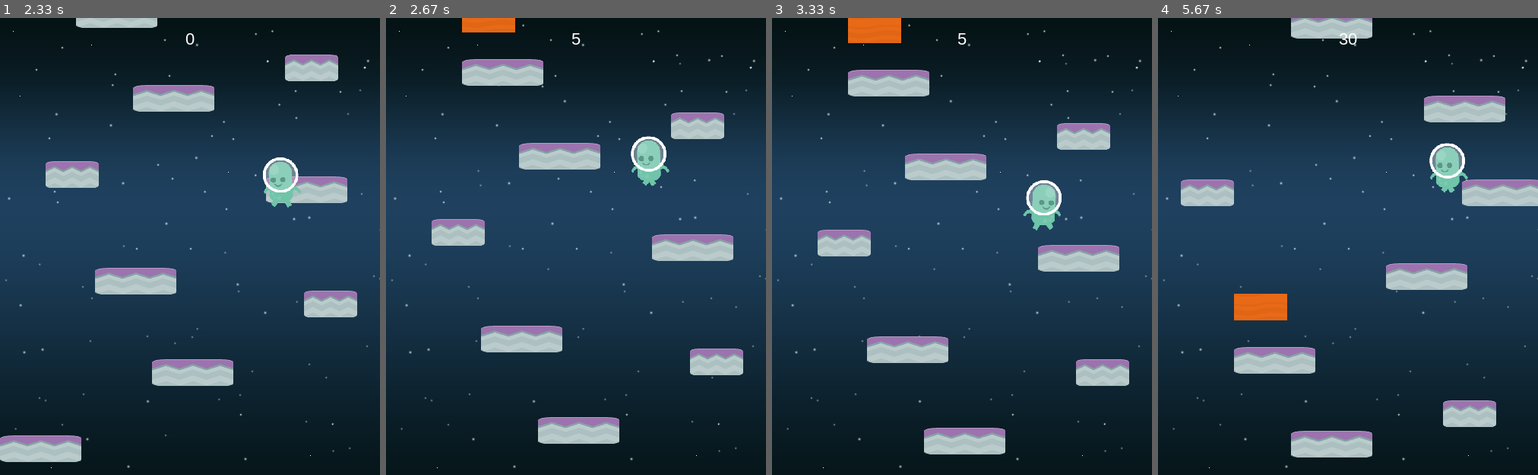
Above: before the commit, frames 1-4 (left to right).
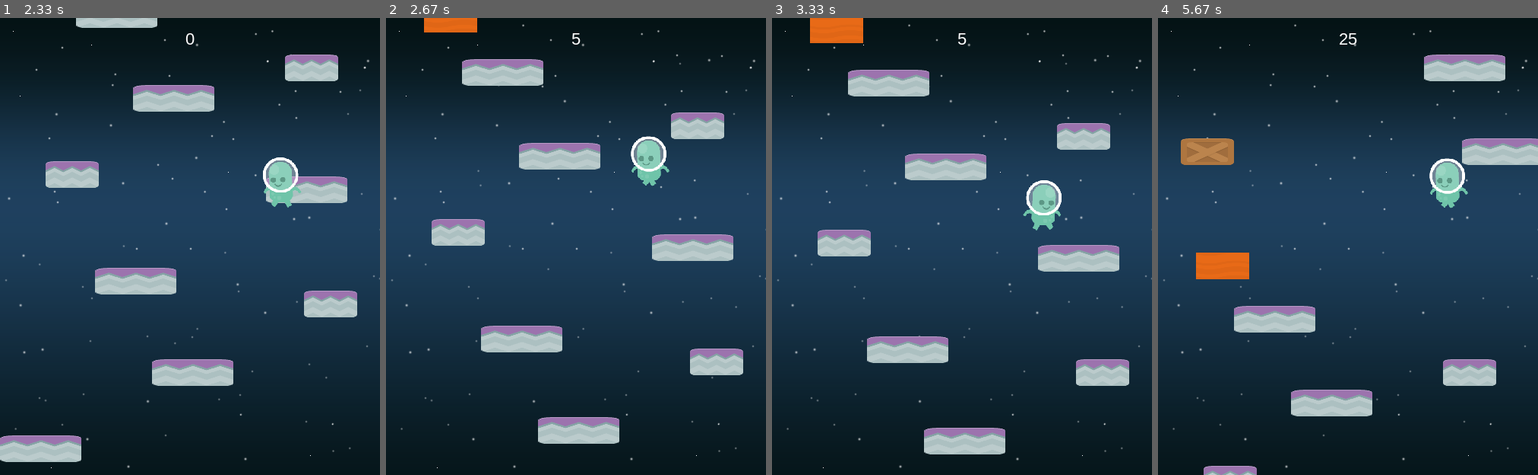
Above: after the commit, the same moments.

Repository: RodrigoMBarros/PyGame_2020.1
Game: pygame game, started from inicio_projeto/game_main.py
The game is run twice, just before and just after one commit, with the same random seed, the same clock (stepped at 60 frames per second) and the same inputs.
Inputs (mouse positions are in pixels of both pictures, inside the frame that each line leads up to):
- Up to frame 1 (2.33 s): tap Space at 0.33 s; hold Right 0.67-1.13 s; hold Right 1.17-1.63 s; hold Left 1.67-2.2 s; click (72, 177) at 2.28 s
- Up to frame 2 (2.67 s): hold Left from 2.57 s (still down)
- Up to frame 3 (3.33 s): release Left at 2.97 s; hold Right from 3 s (still down)
- Up to frame 4 (5.67 s): release Right at 3.63 s; hold Left 3.67-4.13 s; hold Right 4.17-4.63 s; hold Right 4.67-5.13 s; hold Left from 5.17 s (still down)

Frame 1 is identical in both runs. In frame 2, 0.6% of the frame differs, in the area x 10-34%, y 0-4%; in frame 3, 1.1%; in frame 4, 18%, in the area x 6-100%, y 0-100%.

Commit message:
plataformas que quebram

Diff:
--- a/inicio_projeto/game_main.py
+++ b/inicio_projeto/game_main.py
@@ -10,7 +10,7 @@
 HS_FILE = "highscore.txt"
 SPRITESHEET = "p1_spritesheet.png"
 SPRITESHEET_PLAT = "tiles_spritesheet.png"
-# NAVE_LAYER = 0
+
 # == Player properies
 JOGADOR_ACEL = 8
 GRAVIDADE = 1
@@ -26,6 +26,7 @@
 YELLOW = (255, 255, 0)
 ORANGE = (255, 97, 3)
 LIGHTBLUE = (10, 155, 155)
+DARKBLUE = (25, 25, 100)
 
 # assets
 
@@ -37,17 +38,18 @@
                               (350, 200),
                               (175, 80),
                               (100, -30),
-                              (300, -140),
                               (400, -250),
                               (350, -360),
                               (175, -470)]
 
 LISTA_aleatorias_inciais = [(60, 180),
                             (375, 40),
-                            (400, 350),
-                            (30, -250)]
-
-LISTA_super_pulo_incial = [(100, -100)]
+                            (400, 350)]
+
+LISTA_super_pulo_incial = [(50, -100)]
+
+LISTA_quebradicas_inciais = [(300, -140),
+                             (30, -250)]
 
 
 # ==== Classes
@@ -211,7 +213,6 @@
                     self.image = self.jump[1]
 
         if not self.jumpping and not self.walking:
-            print("chegou aqui")
             self.image = self.front[0]  # troca a imagem para o frame correto
             if agora - self.last_update > 450:  # checa se está na hora de mudar os frames
                 self.last_update = agora  # se estiver o tempo do último update de imagem se tona o momento
@@ -245,6 +246,16 @@
         pg.sprite.Sprite.__init__(self)
 
         self.image = spritesheet_p.get_image_plat2(504, 0, 70, 70)
+        self.rect = self.image.get_rect()
+        self.rect.x = x
+        self.rect.y = y
+
+
+class Plataformas_quebradicas(pg.sprite.Sprite):
+    def __init__(self, spritesheet_p, x, y):
+        pg.sprite.Sprite.__init__(self)
+
+        self.image = spritesheet_p.get_image_plat2(0, 792, 70, 70)
         self.rect = self.image.get_rect()
         self.rect.x = x
         self.rect.y = y
@@ -302,6 +313,7 @@
         self.platforms_R = pg.sprite.Group()  # grupo para as plataformas regulares
         self.platforms_A = pg.sprite.Group()  # grupo para as plataformas aleatorias
         self.platforms_P = pg.sprite.Group()  # grupo para as plataformas super pulo
+        self.platforms_Q = pg.sprite.Group()  # grupo para as plataformas quebradicas
 
         for plat in LISTA_plataformas_iniciais:
             p = Plataformas_regulares(self.spritesheet_p, *plat)  # explora todas a lista de forma quebrada
@@ -317,6 +329,11 @@
             p = Plataformas_super_pulo(self.spritesheet_p, *plat)  # explora todas a lista de forma quebrada
             self.all_sprites.add(p)
             self.platforms_P.add(p)
+
+        for plat in LISTA_quebradicas_inciais:
+            p = Plataformas_quebradicas(self.spritesheet_p, *plat)  # explora todas a lista de forma quebrada
+            self.all_sprites.add(p)
+            self.platforms_Q.add(p)
 
     def run(self):
         # game Loop
@@ -336,6 +353,9 @@
         hits = pg.sprite.spritecollide(self.jogador, self.platforms_R, False)  # contato com as plataformas regulares
         hits2 = pg.sprite.spritecollide(self.jogador, self.platforms_A, False)  # contato com as plataformas aleatorias
         hits3 = pg.sprite.spritecollide(self.jogador, self.platforms_P, False)  # contato com as plataformas super pulo
+        hits4 = pg.sprite.spritecollide(self.jogador, self.platforms_Q, False)  # contato com as plataformas quebradicas
+
+
 
         if hits:  # verifica impacto entre jogador e as plataformas regulares para realizar o pulo
             if (self.jogador.Vy > 0) and (self.jogador.rect.bottom > hits[0].rect.top) and (
@@ -362,21 +382,33 @@
                 self.walking = False
                 self.jogador.Vy = -SUPER_PULO
 
+        if hits4:  # verifica impacto entre jogador e as plataformas quebradicas para realizar o pulo
+
+            if (self.jogador.Vy > 0) and (self.jogador.rect.bottom > hits4[0].rect.top) and (
+                    self.jogador.maior_altura < hits4[0].rect.top):
+                hits4 = pg.sprite.spritecollide(self.jogador, self.platforms_Q,
+                                                True)  # destroi quebradica se vier de cima
+                self.jogador.rect.bottom = hits4[0].rect.top
+                self.jumpping = False
+                self.walking = False
+                self.jogador.Vy = -PULO_JOGADOR
+
         # ___Fazer a tela rodar quando o jogador chegar a 1/4 da tela___
         if self.jogador.rect.top <= HEIGHT / 4:
             self.jogador.rect.y += max(abs(self.jogador.Vy), 2)
             # __________________________________________________________________________________________________________________________________________________
-            for plat in self.platforms_R:
+            for plat in self.platforms_R:  # recolocando as plataformas regulares
                 plat.rect.y += max(abs(self.jogador.Vy), 2)  # para ter um valor coerente
 
-                if plat.rect.y >= HEIGHT:  # recolocando as plataformas regulares
+                if plat.rect.y >= HEIGHT:
                     width = random.randrange(50, 100)
                     p = Plataformas_regulares(self.spritesheet_p, (random.randrange(0, WIDTH - width)),
                                               (plat.rect.y - HEIGHT * 2))  # sorteando posição das plataformas
 
                     while pg.sprite.spritecollide(p, self.platforms_R, False) or \
                             pg.sprite.spritecollide(p, self.platforms_A, False) or \
-                            pg.sprite.spritecollide(p, self.platforms_P, False):
+                            pg.sprite.spritecollide(p, self.platforms_P, False) or \
+                            pg.sprite.spritecollide(p, self.platforms_Q, False):
                         p = Plataformas_regulares(self.spritesheet_p, (random.randrange(0, WIDTH - width)),
                                                   (plat.rect.y - HEIGHT * 2))
 
@@ -385,43 +417,83 @@
                     plat.kill()
                     self.score += 5  # matou, ganhou plataforma
             # __________________________________________________________________________________________________________________________________________________
-            for plat in self.platforms_A:
+            for plat in self.platforms_A:  # recolocando as plataformas aleatorias
                 plat.rect.y += max(abs(self.jogador.Vy), 2)
 
-                if plat.rect.y >= HEIGHT:  # recolocando as plataformas aleatorias
+                if plat.rect.y >= HEIGHT:
                     width = random.randrange(50, 100)
                     p = Plataformas_aleatorias(self.spritesheet_p, (random.randrange(0, WIDTH - width)),
-                                               (random.randrange(-HEIGHT, -200)))
+                                               (random.randrange(-HEIGHT, -20)))
 
                     while pg.sprite.spritecollide(p, self.platforms_A, False) or \
                             pg.sprite.spritecollide(p, self.platforms_R, False) or \
-                            pg.sprite.spritecollide(p, self.platforms_P, False):
+                            pg.sprite.spritecollide(p, self.platforms_P, False) or \
+                            pg.sprite.spritecollide(p, self.platforms_Q, False):
                         p = Plataformas_aleatorias(self.spritesheet_p, (random.randrange(0, WIDTH - width)),
-                                                   (random.randrange(-HEIGHT, -200)))
+                                                   (random.randrange(-HEIGHT, -20)))
 
                     self.platforms_A.add(p)
                     self.all_sprites.add(p)
                     plat.kill()
                     self.score += 5
 
-            for plat in self.platforms_P:
+            for plat in self.platforms_P:  # recolocando a plataforma super pulo
                 plat.rect.y += max(abs(self.jogador.Vy), 2)
 
-                if plat.rect.y >= HEIGHT:  # recolocando a plataforma super pulo
+                if plat.rect.y >= HEIGHT:
                     width = random.randrange(50, 100)
                     p = Plataformas_super_pulo(self.spritesheet_p, (random.randrange(0, WIDTH - width)),
-                                               (random.randrange(-2*HEIGHT, -20)))
+                                               (random.randrange(-2 * HEIGHT, -200)))
 
                     while pg.sprite.spritecollide(p, self.platforms_A, False) or \
                             pg.sprite.spritecollide(p, self.platforms_R, False) or \
-                            pg.sprite.spritecollide(p, self.platforms_P, False):
-                        p = Plataformas_aleatorias(self.spritesheet_p, (random.randrange(0, WIDTH - width)),
-                                                   (random.randrange(-2*HEIGHT, -20)))
+                            pg.sprite.spritecollide(p, self.platforms_P, False) or \
+                            pg.sprite.spritecollide(p, self.platforms_Q, False):
+                        p = Plataformas_super_pulo(self.spritesheet_p, (random.randrange(0, WIDTH - width)),
+                                                   (random.randrange(-2 * HEIGHT, -200)))
 
                     self.platforms_P.add(p)
                     self.all_sprites.add(p)
                     plat.kill()
                     self.score += 5
+
+            for plat in self.platforms_Q:  # recolocando as plataformas quebradicas
+                plat.rect.y += max(abs(self.jogador.Vy), 2)
+
+                if plat.rect.y >= HEIGHT:  # cria mais se sairem fora da tela
+                    width = random.randrange(50, 100)
+                    p = Plataformas_quebradicas(self.spritesheet_p, (random.randrange(0, WIDTH - width)),
+                                                (random.randrange(-HEIGHT, -200)))
+
+                    while pg.sprite.spritecollide(p, self.platforms_A, False) or \
+                            pg.sprite.spritecollide(p, self.platforms_R, False) or \
+                            pg.sprite.spritecollide(p, self.platforms_P, False) or \
+                            pg.sprite.spritecollide(p, self.platforms_Q, False):
+                        p = Plataformas_quebradicas(self.spritesheet_p, (random.randrange(0, WIDTH - width)),
+                                                    (random.randrange(-HEIGHT, -200)))
+
+                    self.platforms_Q.add(p)
+                    self.all_sprites.add(p)
+                    plat.kill()
+                    self.score += 5
+
+                if len(self.platforms_Q) < 2:  # cria mais quebradicas se as outras forem destruidas
+                    width = random.randrange(50, 100)
+                    p = Plataformas_quebradicas(self.spritesheet_p, (random.randrange(0, WIDTH - width)),
+                                                (random.randrange(-HEIGHT, -200)))
+
+                    while pg.sprite.spritecollide(p, self.platforms_A, False) or \
+                            pg.sprite.spritecollide(p, self.platforms_R, False) or \
+                            pg.sprite.spritecollide(p, self.platforms_P, False) or \
+                            pg.sprite.spritecollide(p, self.platforms_Q, False):
+                        p = Plataformas_quebradicas(self.spritesheet_p, (random.randrange(0, WIDTH - width)),
+                                                    (random.randrange(-HEIGHT, -200)))
+
+                    self.platforms_Q.add(p)
+                    self.all_sprites.add(p)
+                    self.score += 5
+
+
 
         # Die
 
@@ -483,11 +555,11 @@
 
     def tela_final(self):
 
-        # Função para definir a tela final de gameover#
+        # Função para definir a tela final de gameover
 
         if self.rodando:  # se quiser sair não tem que mostrar a tela final
             return
-        self.screen.fill(LIGHTBLUE)
+        self.screen.fill(DARKBLUE)
         # resultados
         self.draw_textos("GAME OVER", 48, BLACK, WIDTH / 2, HEIGHT / 4)
         self.draw_textos("Score = " + str(self.score), 22, GREEN, WIDTH / 2, HEIGHT / 2)
--- a/inicio_projeto/highscore.txt
+++ b/inicio_projeto/highscore.txt
@@ -1 +1 @@
-605
+1400
